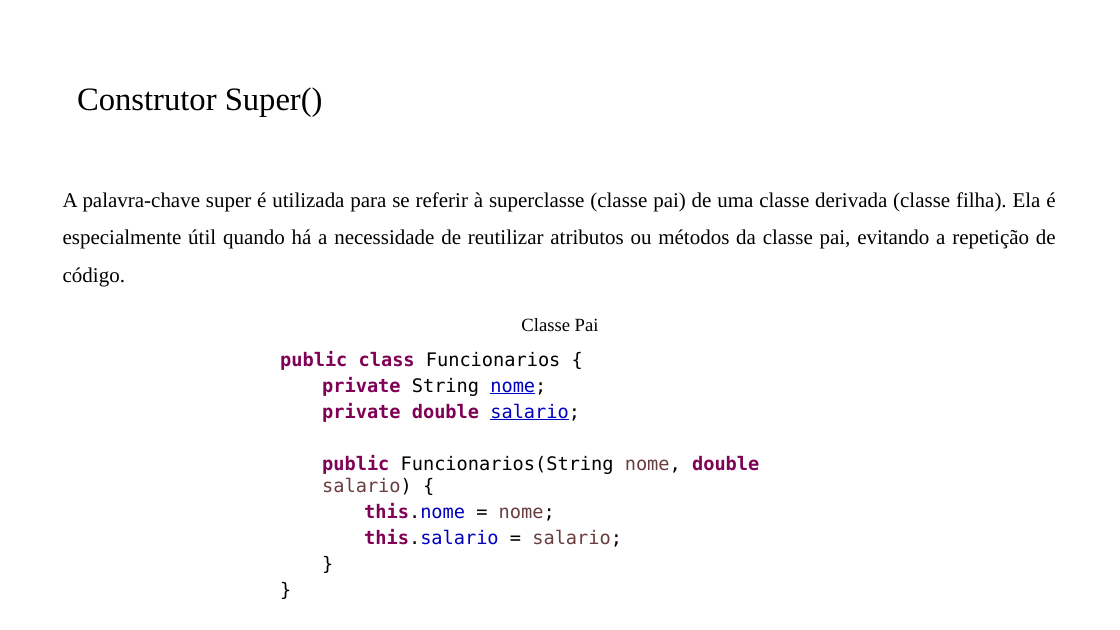
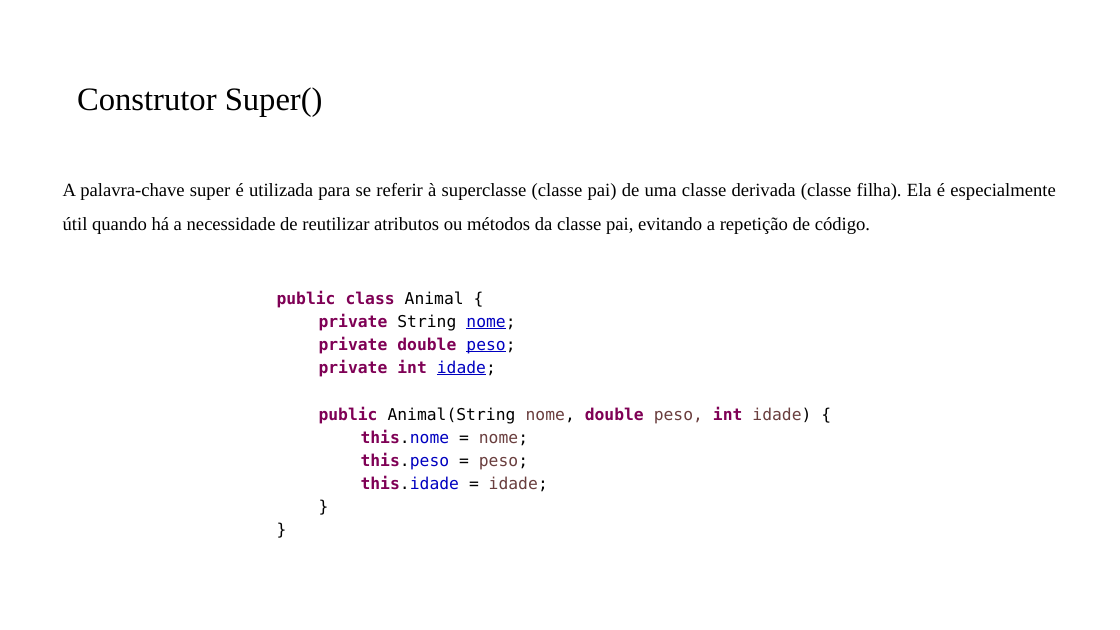
Before and after one commit to PedroMiho/UMC, a slide deck: slide 8 of Projeto de Software e Segurança da Informação - 2026/Projeto de Software/Aula07-HerançaPolimorfismo/Herança e Porlimosfismo.pptx (slide 9 before the commit). Drawn at 1120x630 pixels with LibreOffice and Linux fonts; fonts in the diff are those of the drawing; background and template pictures are left out. Boxes give left, top, right and bottom in pixels: in the first picture for what was removed or moved away, otherwise in the second. Text is boxed around its words. In the diff, an @@ line names an element or a change of style, - is before the commit and + after.

```diff
--- a/Projeto de Software e Segurança da Informação - 2026/Projeto de Software/Aula07-HerançaPolimorfismo/Herança e Porlimosfismo.pptx
+++ b/Projeto de Software e Segurança da Informação - 2026/Projeto de Software/Aula07-HerançaPolimorfismo/Herança e Porlimosfismo.pptx
@@ text "A palavra-chave super é utilizada ...": place and size @@
-text "A palavra-chave super é utilizada ..." at <box>63,192,1056,287</box>
+text "A palavra-chave super é utilizada ..." at <box>63,183,1055,234</box>
@@ text "A palavra-chave super é utilizada ..." at <box>63,183,1055,234</box>: size 18 to 16 pt @@
@@ text "public class Animal {": place and size @@
-text "public class Animal {" at <box>280,351,759,547</box>
+text "public class Animal {" at <box>277,290,811,492</box>
@@ text at <box>277,290,464,308</box>: text changed; size 16 to 14 pt; text colour #000000 to #7F0055; bold on @@
-public class Funcionarios {
+public class Animal {
@@ text at <box>319,313,528,446</box>: size 16 to 14 pt in "private String nome;", "this.nome = nome;", "}", "}" @@
@@ text removed at <box>521,318,599,332</box> @@
-Classe Pai
@@ text at <box>319,336,811,424</box>: text changed; size 16 to 14 pt @@
-  private double salario;
-  public Funcionarios(String nome, double salario) {
+  private double peso;
+  private int idade;
+  public Animal(String nome, double peso, int idade) {
@@ text at <box>361,452,548,492</box>: text changed; size 16 to 14 pt @@
-    this.salario = salario;
+    this.peso = peso;
+    this.idade = idade;
```
Also in this commit, not shown: 4 other slides changed, 2 slides removed, 2 other files.
